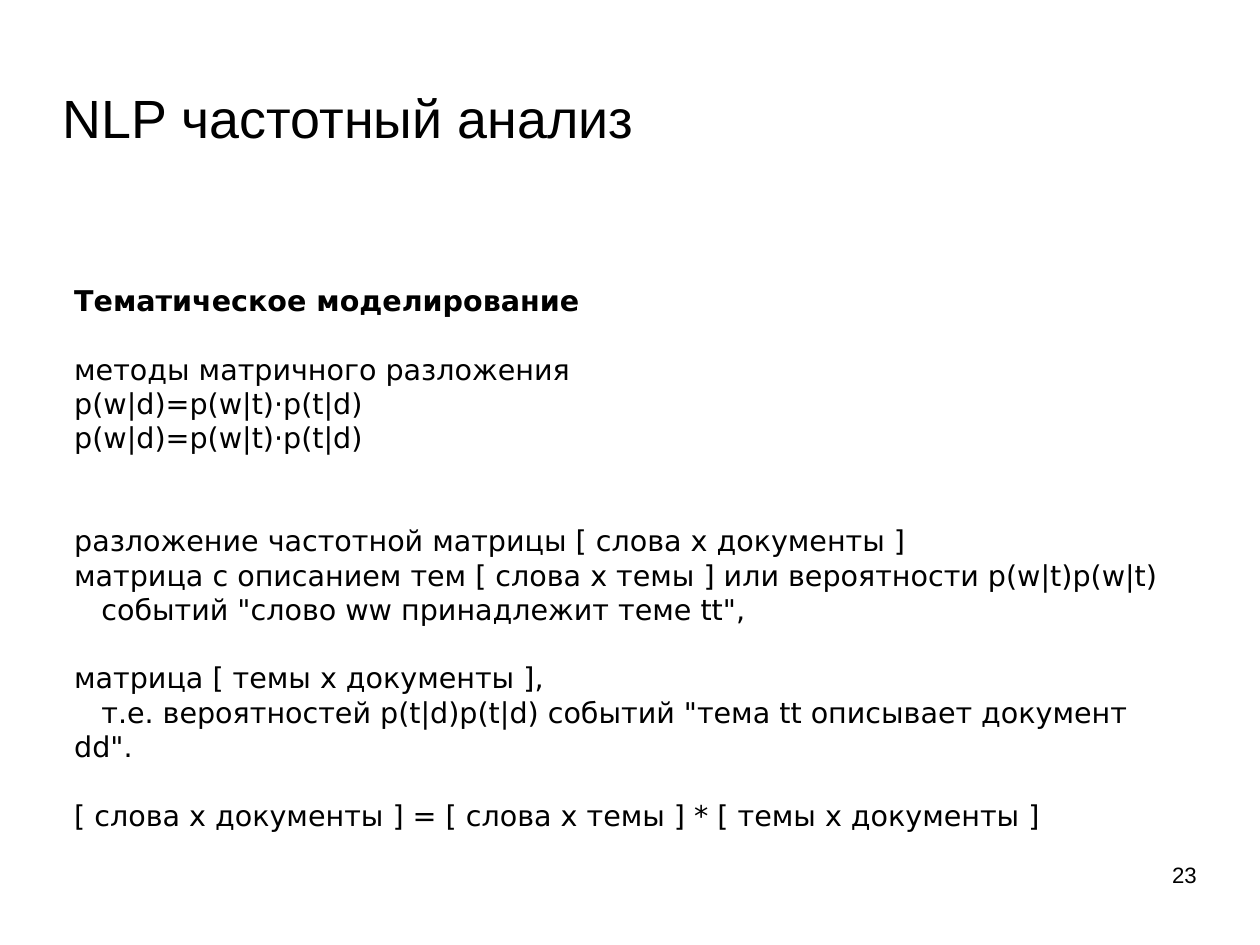
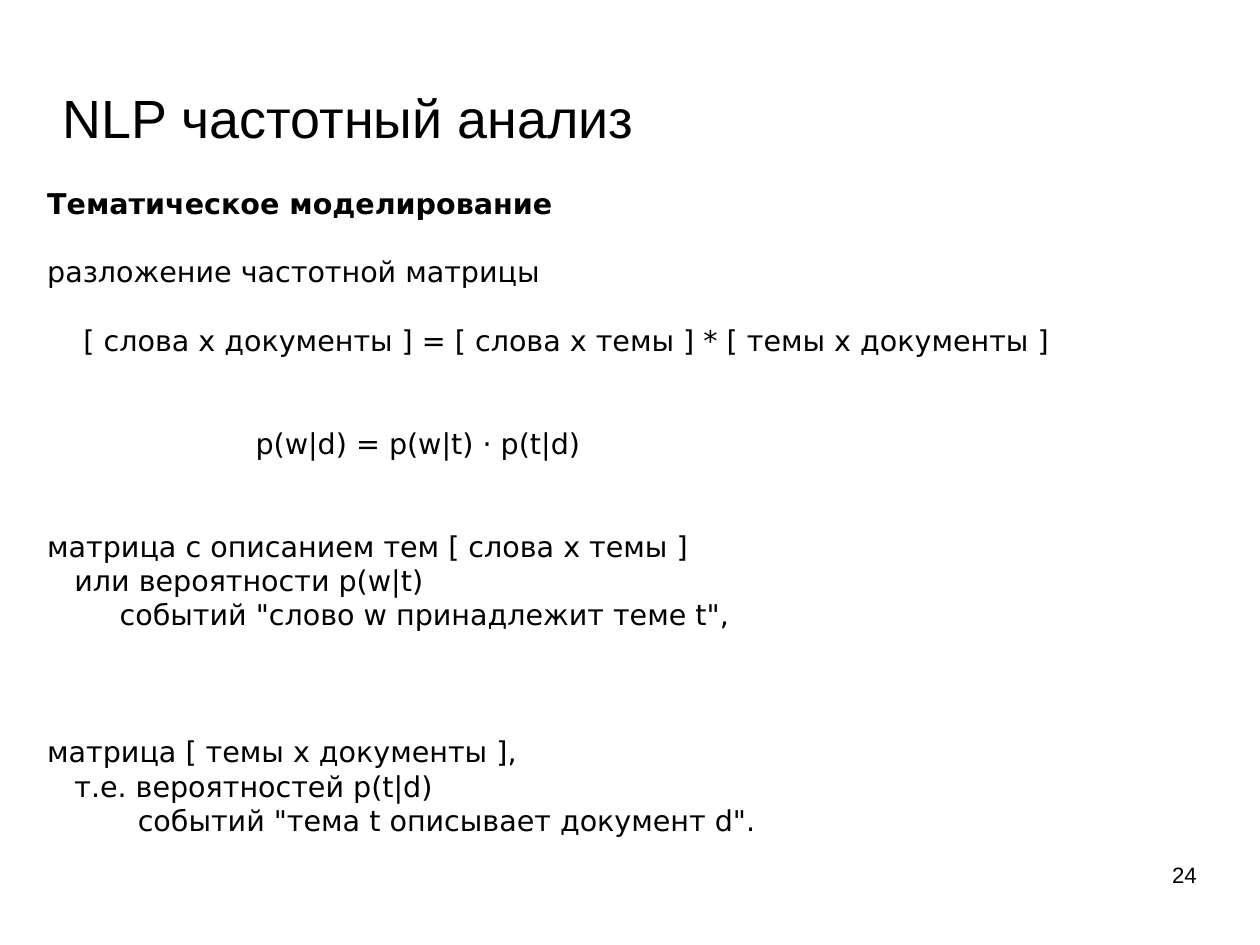
Before and after one commit to mechanoid5/ml_lectorium_legacy, a slide deck: slide 24 of 16-text-tfidf.odp (slide 23 before the commit). Drawn at 1260x945 pixels with LibreOffice and Linux fonts; fonts in the diff are those of the drawing; background and template pictures are left out. Boxes give left, top, right and bottom in pixels: in the first picture for what was removed or moved away, otherwise in the second. Text is boxed around its words. In the diff, an @@ line names an element or a change of style, - is before the commit and + after.

```diff
--- a/16-text-tfidf.odp
+++ b/16-text-tfidf.odp
@@ text "Тематическое моделирование": place and size @@
-text "Тематическое моделирование" at [74,290,1157,832]
+text "Тематическое моделирование" at [47,193,1028,837]
@@ text at [47,260,1028,631]: text changed @@
-методы матричного разложения
-p(w|d)=p(w|t)⋅p(t|d)
-p(w|d)=p(w|t)⋅p(t|d)
-разложение частотной матрицы [ слова x документы ]
-матрица с описанием тем [ слова х темы ] или вероятности p(w|t)p(w|t)
-событий "слово ww принадлежит теме tt",
+разложение частотной матрицы
+[ слова x документы ] = [ слова х темы ] * [ темы х документы ]
+p(w|d) = p(w|t) ⋅ p(t|d)
+матрица с описанием тем [ слова х темы ]
+или вероятности p(w|t)
+событий "слово w принадлежит теме t",
@@ text at [74,775,755,837]: text changed @@
-т.е. вероятностей p(t|d)p(t|d) событий "тема tt описывает документ dd".
-[ слова x документы ] = [ слова х темы ] * [ темы х документы ]
+т.е. вероятностей p(t|d)
+событий "тема t описывает документ d".
@@ page number at [1172,867,1197,883]: text changed @@
-23
+24
```
Also in this commit, not shown: 3 other slides changed, 1 slide added, 2 other files.
